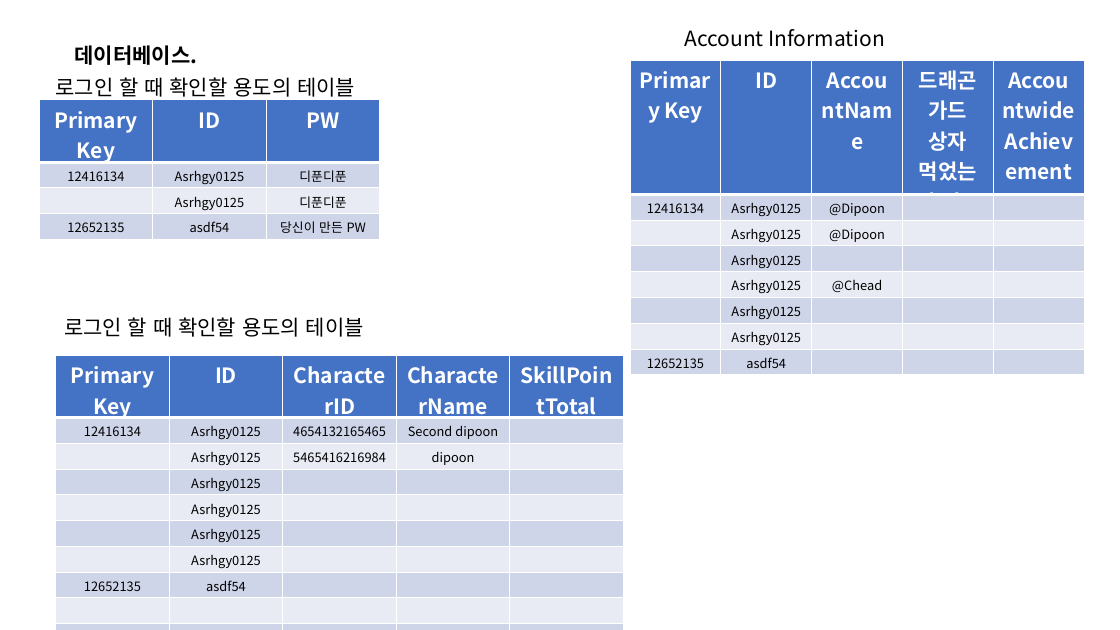
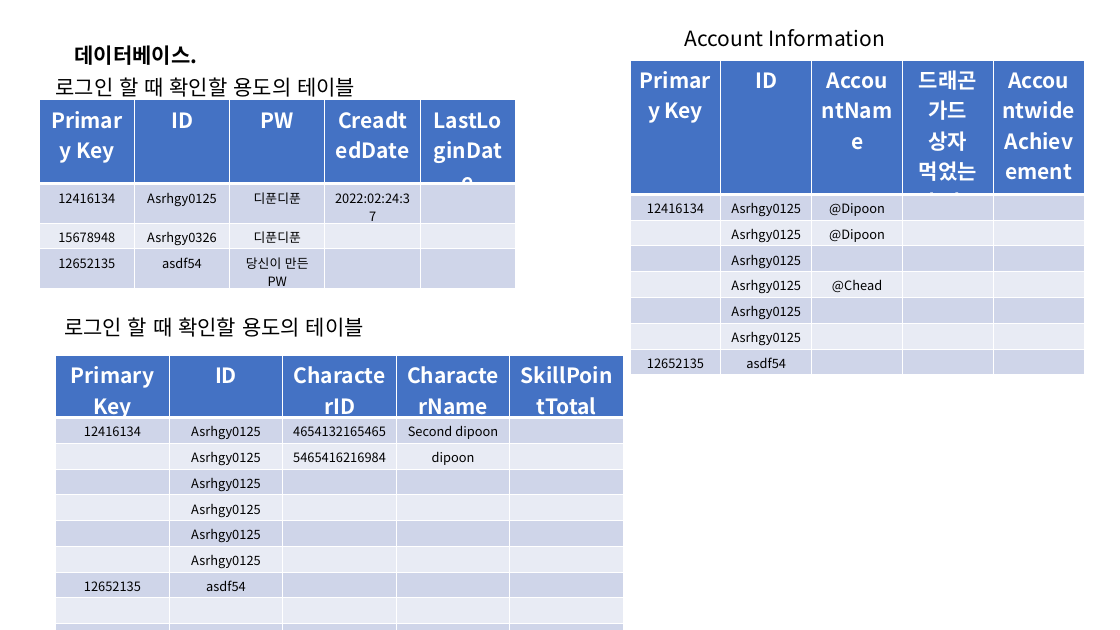
Before and after one commit to DIPOON/ESOAccountInformationChecker, a slide deck: slide 4 of 개념도.pptx (slide 2 before the commit). Drawn at 1120x630 pixels with LibreOffice and Linux fonts; fonts in the diff are those of the drawing. Boxes give left, top, right and bottom in pixels: in the first picture for what was removed or moved away, otherwise in the second. Text is boxed around its words. In the diff, an @@ line names an element or a change of style, - is before the commit and + after.

```diff
--- a/개념도.pptx
+++ b/개념도.pptx
@@ table at (x1=39, y1=100, x2=514, y2=392) @@
-column 1, row 3: 
+column 1, row 3: 15678948
-column 2, row 3: Asrhgy0125
+column 2, row 3: Asrhgy0326
+column 4: CreadtedDate | 2022:02:24:37 |  | 
+column 5: LastLoginDate |  |  | 
@@ table resized from (x1=39, y1=100, x2=380, y2=239) to (x1=39, y1=100, x2=514, y2=392) @@
```
Also in this commit, not shown: 2 slides added, 3 other files.
